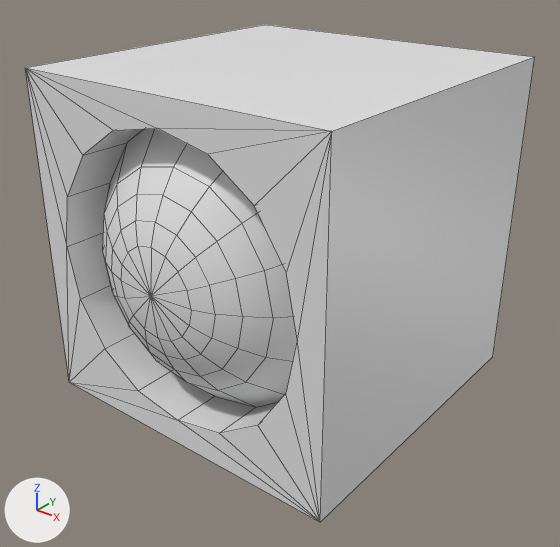
The FBX model Assets/art/models/environment/blokjes/orbincube.fbx: old version first, new version second.
The view is the same before and after, from a 50 mm lens placed at (-6.653, -1.721, 3.91), pointed at (-7.97, -0.075, 2.89). The lights are fixed; the arrows at lower left show +X, +Y and +Z. Mesh edges are drawn as thin lines. Where no turn or scale is listed for an object, it has been applied to the vertices.

The first picture shows 'orbincube'.
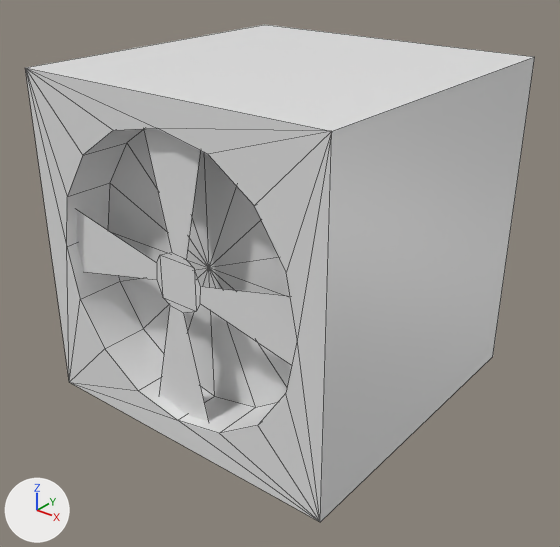
Commit message: fannetje toegevoegd (orbincube)

Where the change shows, as pixel boxes (x1, y1, x2, y2) in the pictures (560 x 547 px):
'orbincube.002', added
    after: (76, 128, 297, 421)
part 1 of me_cube_015, cut back
    before: (102, 128, 297, 407)
    after: (108, 130, 292, 407)

Patch to the scene script:
```diff
--- a/Assets/art/models/environment/blokjes/orbincube.fbx.py
+++ b/Assets/art/models/environment/blokjes/orbincube.fbx.py
@@ me_cube_015 @@
 # used by ob_orbincube; location = (-8.0, 0.0, 3.0)
-me_cube_015.from_pydata(...)  # 105 vertices, 120 faces; spans x -0.5..0.5, y -0.561..0.5, z -0.5..0.5
+me_cube_015.from_pydata(...)  # 41 vertices, 56 faces; spans x -0.5..0.5, y -0.5..0.5, z -0.5..0.5
+# me_cube_015 part 1
+# 65 vertices are removed from x -0.314..0.314, y -0.561..-0.456, z -0.314..0.314
+# 80 faces are deleted
+# 1 vertex is added at (0.0, -0.347, 0.0)
+# 16 new faces join them
 me_cube_015.materials.append(mat_rainbow_mat)
@@ me_cube_043 @@
+me_cube_043.from_pydata([(0.444, -0.465, 0.098), (0.118, -0.465, 0.439), (-0.098, -0.465, 0.444), (-0.439, -0.465, 0.118), (-0.444, -0.465, -0.098), (-0.118, -0.465, -0.439), (0.098, -0.465, -0.444), (0.439, -0.465, -0.118), (0.036, -0.465, 0.078), (-0.016, -0.465, 0.083), (-0.078, -0.465, 0.036), (-0.083, -0.465, -0.016), (-0.036, -0.465, -0.078), (0.016, -0.465, -0.083), (0.078, -0.465, -0.036), (0.083, -0.465, 0.016), (0.063, -0.465, 0.062), (-0.062, -0.465, 0.063), (-0.063, -0.465, -0.062), (0.062, -0.465, -0.063)], [], [(3, 4, 11, 10), (1, 2, 9, 8), (5, 6, 13, 12), (17, 10, 11, 18), (0, 15, 14, 7), (8, 9, 17, 16), (19, 18, 12, 13), (16, 17, 18, 19), (15, 16, 19, 14)])
+me_cube_043.materials.append(mat_rainbow_mat)  # white #e7e7e7
@@ ob_orbincube_002 @@
+ob_orbincube_002 = bpy.data.objects.new('orbincube.002', me_cube_043)
+ob_orbincube_002.location = (-8.0, 0.0, 3.0)
```
